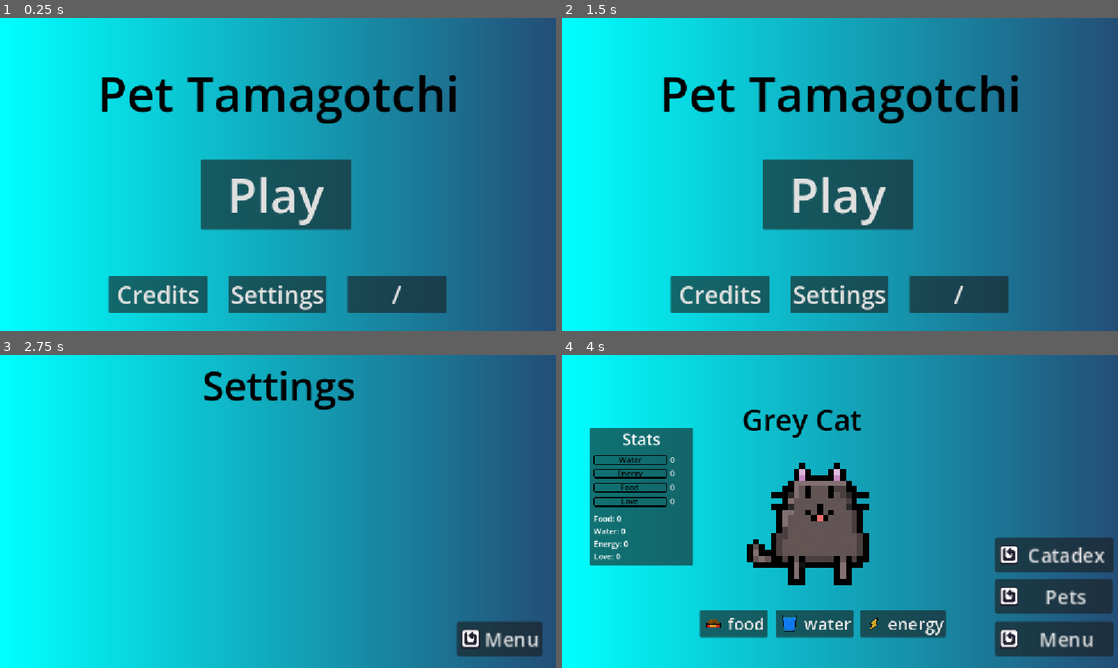
Above: before the commit, frames 1-4 (two rows, left to right).
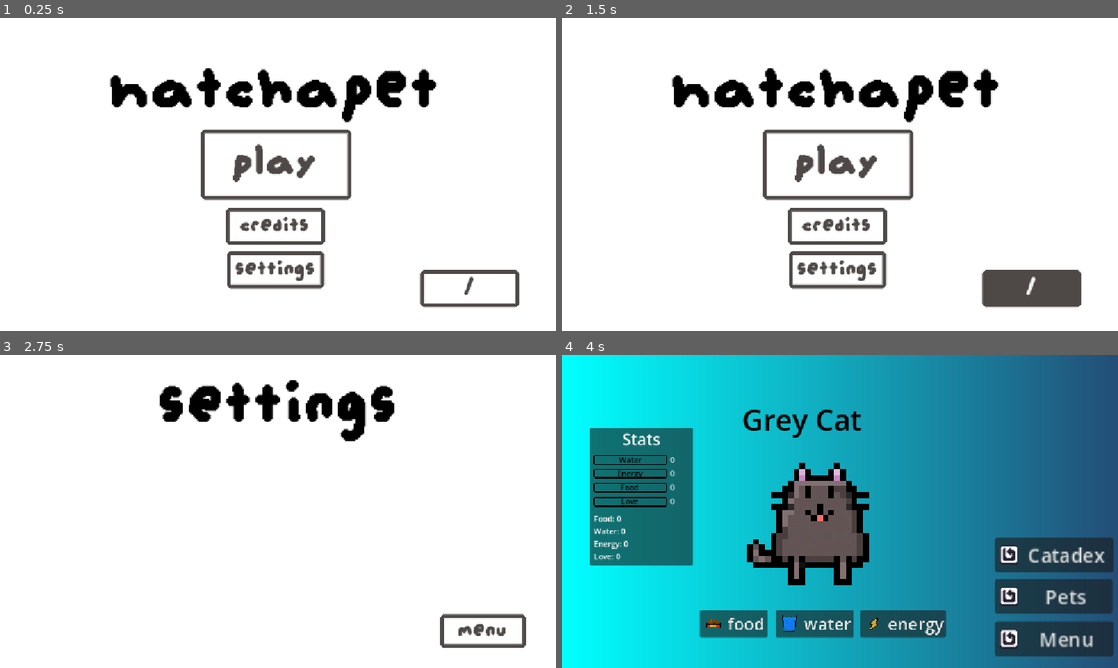
Above: after the commit, the same moments.

Repository: smallzdev/Tomagotchi-game
Game: Godot game, scene res://scenes/menus/main_menu.tscn
Same seed, same stepped clock (60 frames per second), same inputs: the game is played once before the commit and once after it.
Inputs:
- Up to frame 1 (0.25 s): no input
- Up to frame 2 (1.5 s): click "Credits" at 0.5 s; click "Menu" (after the commit: "menu") at 1.25 s
- Up to frame 3 (2.75 s): click "Settings" at 2 s
- Up to frame 4 (4 s): click "Menu" (after the commit: "menu") at 2.75 s; click "Play" (after the commit: "play") at 3.5 s

The runs differ from the first frame. In frame 1, 99% of the frame differs, in the area x 0-100%, y 0-100%; in frame 2, 99%; in frame 3, 100%; in frame 4, nothing differs.

Commit message:
changed menu
played around a lot with how i wanted the menu to look... thats why it took a while..... oops

i really like the button animations tho :D

as for particle i will need to look into color ramp

Diff:
--- /dev/null
+++ b/scenes/menuparticle.tscn
@@ -0,0 +1,14 @@
+[gd_scene format=3 uid="uid://b4s0mtt30pc3t"]
+
+[node name="menuparticle" type="Node2D" unique_id=977681208]
+
+[node name="CPUParticles2D" type="CPUParticles2D" parent="." unique_id=44468877]
+position = Vector2(-2, -340)
+amount = 10
+speed_scale = 0.4
+emission_shape = 3
+emission_rect_extents = Vector2(575, 1)
+scale_amount_max = 8.0
+color = Color(0.98212, 0.42279482, 0.4510572, 1)
+
+[node name="Camera2D" type="Camera2D" parent="." unique_id=1694152744]
--- a/scenes/menus/credits.tscn
+++ b/scenes/menus/credits.tscn
@@ -1,51 +1,86 @@
 [gd_scene format=3 uid="uid://cojs1vpuf8xd4"]
 
-[ext_resource type="Texture2D" uid="uid://dy1dwj583kuyx" path="res://Resources/InUse/ReusedAssets/Restart.png" id="1_cu0al"]
+[ext_resource type="FontFile" uid="uid://dyibl4resr8wn" path="res://Resources/font/augiepixel.ttf" id="1_b2mra"]
 [ext_resource type="Script" uid="uid://dhismqn5ngu3j" path="res://scripts/menu_button.gd" id="2_iiqlc"]
 
-[sub_resource type="Gradient" id="Gradient_7dm0k"]
-colors = PackedColorArray(0, 1, 1, 1, 0.13909006, 0.3063838, 0.46577227, 1)
+[sub_resource type="CanvasTexture" id="CanvasTexture_yrcfj"]
+specular_color = Color(0.95686275, 0.95686275, 0.95686275, 1)
 
-[sub_resource type="GradientTexture2D" id="GradientTexture2D_y32ns"]
-gradient = SubResource("Gradient_7dm0k")
+[sub_resource type="LabelSettings" id="LabelSettings_44wmd"]
+font_size = 150
+font_color = Color(0, 0, 0, 1)
+
+[sub_resource type="StyleBoxFlat" id="StyleBoxFlat_iiqlc"]
+bg_color = Color(0.38431373, 0.38431373, 0.38431373, 0)
+border_width_left = 8
+border_width_top = 8
+border_width_right = 8
+border_width_bottom = 8
+border_color = Color(0.30588236, 0.28627452, 0.2784314, 1)
+corner_radius_top_left = 5
+corner_radius_top_right = 5
+corner_radius_bottom_right = 5
+corner_radius_bottom_left = 5
+corner_detail = 1
+
+[sub_resource type="StyleBoxFlat" id="StyleBoxFlat_b2mra"]
+bg_color = Color(0.30588236, 0.28627452, 0.2784314, 1)
+border_width_left = 8
+border_width_top = 8
+border_width_right = 8
+border_width_bottom = 8
+border_color = Color(0.30588236, 0.28627452, 0.2784314, 1)
+corner_radius_top_left = 5
+corner_radius_top_right = 5
+corner_radius_bottom_right = 5
+corner_radius_bottom_left = 5
+corner_detail = 1
 
 [node name="Node2D" type="Node2D" unique_id=1775569135]
 
 [node name="BackgrounttextureGradient" type="TextureRect" parent="." unique_id=1978952920]
 offset_right = 1157.0
 offset_bottom = 652.0
-texture = SubResource("GradientTexture2D_y32ns")
+texture = SubResource("CanvasTexture_yrcfj")
 
 [node name="menuTitle" type="Label" parent="." unique_id=86922963]
 offset_left = 1.0
-offset_top = 6.0
+offset_top = 55.0
 offset_right = 1156.0
-offset_bottom = 119.0
+offset_bottom = 199.0
 theme_override_colors/font_color = Color(0, 0, 0, 1)
+theme_override_fonts/font = ExtResource("1_b2mra")
 theme_override_font_sizes/font_size = 82
 text = "Credits"
+label_settings = SubResource("LabelSettings_44wmd")
 horizontal_alignment = 1
 
 [node name="menuButton" type="Button" parent="." unique_id=666319097]
 unique_name_in_owner = true
-offset_left = 946.0
-offset_top = 552.0
-offset_right = 1035.0
-offset_bottom = 588.0
-scale = Vector2(2, 2)
-theme_override_font_sizes/font_size = 20
-text = "Menu"
-icon = ExtResource("1_cu0al")
+offset_left = 912.0
+offset_top = 537.0
+offset_right = 1090.0
+offset_bottom = 607.0
+theme_override_colors/font_color = Color(0.30588236, 0.28627452, 0.2784314, 1)
+theme_override_fonts/font = ExtResource("1_b2mra")
+theme_override_font_sizes/font_size = 50
+theme_override_styles/normal = SubResource("StyleBoxFlat_iiqlc")
+theme_override_styles/hover = SubResource("StyleBoxFlat_b2mra")
+text = "menu"
 script = ExtResource("2_iiqlc")
 
 [node name="creditsLabel" type="Label" parent="." unique_id=1460375826]
-offset_left = 11.0
-offset_top = 159.0
-offset_right = 1155.0
-offset_bottom = 468.0
-theme_override_colors/font_color = Color(0, 0, 0, 1)
-theme_override_font_sizes/font_size = 35
-text = "This game and most of their assets were created by Smallz and Vic-St3r.
+offset_left = 5.0
+offset_top = 202.0
+offset_right = 1149.0
+offset_bottom = 511.0
+theme_override_colors/font_color = Color(0.30588236, 0.28627452, 0.2784314, 1)
+theme_override_fonts/font = ExtResource("1_b2mra")
+theme_override_font_sizes/font_size = 56
+text = "Game: Smallz, Victoria
+Art: Smallz, Victoria
 
-However, some assets might be from the a free asset pack, called \"Pixel Adventure\" https://pixelfrog-assets.itch.io/pixel-adventure-1."
+Font: Gus Ruben
+Icons: Pixel Adventure by Pixel Frog"
+horizontal_alignment = 1
 autowrap_mode = 2
--- a/scenes/menus/main_menu.tscn
+++ b/scenes/menus/main_menu.tscn
@@ -1,19 +1,48 @@
 [gd_scene format=3 uid="uid://cfy5n37l1sa1h"]
 
+[ext_resource type="FontFile" uid="uid://dyibl4resr8wn" path="res://Resources/font/augiepixel.ttf" id="1_ovrgc"]
 [ext_resource type="Script" uid="uid://w1qvlpajcum3" path="res://scripts/main_menu_buttons.gd" id="1_xqga4"]
+[ext_resource type="PackedScene" uid="uid://b4s0mtt30pc3t" path="res://scenes/menuparticle.tscn" id="3_2o76q"]
 
-[sub_resource type="Gradient" id="Gradient_vue75"]
-colors = PackedColorArray(0, 1, 1, 1, 0.13909006, 0.3063838, 0.46577227, 1)
+[sub_resource type="CanvasTexture" id="CanvasTexture_pfrlc"]
+specular_color = Color(0.95686275, 0.95686275, 0.95686275, 1)
 
-[sub_resource type="GradientTexture2D" id="GradientTexture2D_udkci"]
-gradient = SubResource("Gradient_vue75")
+[sub_resource type="LabelSettings" id="LabelSettings_y2me5"]
+font_size = 150
+font_color = Color(0, 0, 0, 1)
+
+[sub_resource type="StyleBoxFlat" id="StyleBoxFlat_arevj"]
+bg_color = Color(0.38431373, 0.38431373, 0.38431373, 0)
+border_width_left = 8
+border_width_top = 8
+border_width_right = 8
+border_width_bottom = 8
+border_color = Color(0.30588236, 0.28627452, 0.2784314, 1)
+corner_radius_top_left = 5
+corner_radius_top_right = 5
+corner_radius_bottom_right = 5
+corner_radius_bottom_left = 5
+corner_detail = 1
+
+[sub_resource type="StyleBoxFlat" id="StyleBoxFlat_kuhn2"]
+bg_color = Color(0.30588236, 0.28627452, 0.2784314, 1)
+border_width_left = 8
+border_width_top = 8
+border_width_right = 8
+border_width_bottom = 8
+border_color = Color(0.30588236, 0.28627452, 0.2784314, 1)
+corner_radius_top_left = 5
+corner_radius_top_right = 5
+corner_radius_bottom_right = 5
+corner_radius_bottom_left = 5
+corner_detail = 1
 
 [node name="Node2D" type="Node2D" unique_id=791225175]
 
 [node name="BackgroundTextureGradient" type="TextureRect" parent="." unique_id=171579694]
 offset_right = 1157.0
 offset_bottom = 652.0
-texture = SubResource("GradientTexture2D_udkci")
+texture = SubResource("CanvasTexture_pfrlc")
 
 [node name="GameTitle" type="Label" parent="." unique_id=243813748]
 offset_left = 1.0
@@ -21,42 +50,63 @@
 offset_right = 1153.0
 offset_bottom = 224.0
 theme_override_colors/font_color = Color(0, 0, 0, 1)
+theme_override_fonts/font = ExtResource("1_ovrgc")
 theme_override_font_sizes/font_size = 100
-text = "Pet Tamagotchi"
+text = "hatchapet"
+label_settings = SubResource("LabelSettings_y2me5")
 horizontal_alignment = 1
 
 [node name="playButton" type="Button" parent="." unique_id=1577812978]
 unique_name_in_owner = true
-offset_left = 416.0
-offset_top = 293.0
-offset_right = 728.0
-offset_bottom = 438.0
+offset_left = 420.0
+offset_top = 235.0
+offset_right = 732.0
+offset_bottom = 380.0
+theme_override_colors/font_color = Color(0.30588236, 0.28627452, 0.2784314, 1)
+theme_override_fonts/font = ExtResource("1_ovrgc")
 theme_override_font_sizes/font_size = 100
-text = "Play"
+theme_override_styles/normal = SubResource("StyleBoxFlat_arevj")
+theme_override_styles/hover = SubResource("StyleBoxFlat_kuhn2")
+text = "play"
 script = ExtResource("1_xqga4")
 
 [node name="creditsButton" type="Button" parent="." unique_id=1151906000]
 unique_name_in_owner = true
-offset_left = 225.0
-offset_top = 534.0
-offset_right = 430.0
-offset_bottom = 611.0
+offset_left = 472.0
+offset_top = 397.0
+offset_right = 677.0
+offset_bottom = 474.0
+theme_override_colors/font_color = Color(0.30588236, 0.28627452, 0.2784314, 1)
+theme_override_fonts/font = ExtResource("1_ovrgc")
 theme_override_font_sizes/font_size = 50
+theme_override_styles/normal = SubResource("StyleBoxFlat_arevj")
+theme_override_styles/hover = SubResource("StyleBoxFlat_kuhn2")
 text = "Credits"
 
 [node name="settingsButton" type="Button" parent="." unique_id=430854732]
 unique_name_in_owner = true
 offset_left = 474.0
-offset_top = 534.0
+offset_top = 487.0
 offset_right = 676.0
-offset_bottom = 611.0
+offset_bottom = 564.0
+theme_override_colors/font_color = Color(0.30588236, 0.28627452, 0.2784314, 1)
+theme_override_fonts/font = ExtResource("1_ovrgc")
 theme_override_font_sizes/font_size = 50
+theme_override_styles/normal = SubResource("StyleBoxFlat_arevj")
+theme_override_styles/hover = SubResource("StyleBoxFlat_kuhn2")
 text = "Settings"
 
 [node name="placeholderButton" type="Button" parent="." unique_id=420032364]
-offset_left = 720.0
-offset_top = 534.0
-offset_right = 925.0
-offset_bottom = 611.0
+offset_left = 875.0
+offset_top = 526.0
+offset_right = 1080.0
+offset_bottom = 603.0
+theme_override_colors/font_color = Color(0.30588236, 0.28627452, 0.2784314, 1)
+theme_override_fonts/font = ExtResource("1_ovrgc")
 theme_override_font_sizes/font_size = 50
+theme_override_styles/normal = SubResource("StyleBoxFlat_arevj")
+theme_override_styles/hover = SubResource("StyleBoxFlat_kuhn2")
 text = "/"
+
+[node name="menuparticle" parent="." unique_id=977681208 instance=ExtResource("3_2o76q")]
+position = Vector2(580, 328)
--- a/scenes/menus/settings.tscn
+++ b/scenes/menus/settings.tscn
@@ -1,39 +1,70 @@
 [gd_scene format=3 uid="uid://b3qv5il1vxhm8"]
 
-[ext_resource type="Texture2D" uid="uid://dy1dwj583kuyx" path="res://Resources/InUse/ReusedAssets/Restart.png" id="1_del6v"]
+[ext_resource type="FontFile" uid="uid://dyibl4resr8wn" path="res://Resources/font/augiepixel.ttf" id="1_erjg3"]
 [ext_resource type="Script" uid="uid://dhismqn5ngu3j" path="res://scripts/menu_button.gd" id="2_erjg3"]
 
-[sub_resource type="Gradient" id="Gradient_7dm0k"]
-colors = PackedColorArray(0, 1, 1, 1, 0.13909006, 0.3063838, 0.46577227, 1)
+[sub_resource type="CanvasTexture" id="CanvasTexture_e7wif"]
+specular_color = Color(0.95686275, 0.95686275, 0.95686275, 1)
 
-[sub_resource type="GradientTexture2D" id="GradientTexture2D_iqt6j"]
-gradient = SubResource("Gradient_7dm0k")
+[sub_resource type="LabelSettings" id="LabelSettings_g2810"]
+font_size = 150
+font_color = Color(0, 0, 0, 1)
+
+[sub_resource type="StyleBoxFlat" id="StyleBoxFlat_swl1s"]
+bg_color = Color(0.38431373, 0.38431373, 0.38431373, 0)
+border_width_left = 8
+border_width_top = 8
+border_width_right = 8
+border_width_bottom = 8
+border_color = Color(0.30588236, 0.28627452, 0.2784314, 1)
+corner_radius_top_left = 5
+corner_radius_top_right = 5
+corner_radius_bottom_right = 5
+corner_radius_bottom_left = 5
+corner_detail = 1
+
+[sub_resource type="StyleBoxFlat" id="StyleBoxFlat_d8vgy"]
+bg_color = Color(0.30588236, 0.28627452, 0.2784314, 1)
+border_width_left = 8
+border_width_top = 8
+border_width_right = 8
+border_width_bottom = 8
+border_color = Color(0.30588236, 0.28627452, 0.2784314, 1)
+corner_radius_top_left = 5
+corner_radius_top_right = 5
+corner_radius_bottom_right = 5
+corner_radius_bottom_left = 5
+corner_detail = 1
 
 [node name="Node2D" type="Node2D" unique_id=1316291652]
 
 [node name="backgroundGradient" type="TextureRect" parent="." unique_id=373277597]
 offset_right = 1157.0
 offset_bottom = 652.0
-texture = SubResource("GradientTexture2D_iqt6j")
+texture = SubResource("CanvasTexture_e7wif")
 
 [node name="menuTitle" type="Label" parent="." unique_id=1078803653]
-offset_left = 1.0
-offset_top = 6.0
-offset_right = 1156.0
-offset_bottom = 119.0
+offset_left = 3.0
+offset_top = 37.0
+offset_right = 1158.0
+offset_bottom = 181.0
 theme_override_colors/font_color = Color(0, 0, 0, 1)
+theme_override_fonts/font = ExtResource("1_erjg3")
 theme_override_font_sizes/font_size = 82
 text = "Settings"
+label_settings = SubResource("LabelSettings_g2810")
 horizontal_alignment = 1
 
-[node name="menuButton" type="Button" parent="." unique_id=2113629410]
+[node name="menuButton" type="Button" parent="." unique_id=209864332]
 unique_name_in_owner = true
-offset_left = 946.0
-offset_top = 552.0
-offset_right = 1035.0
-offset_bottom = 588.0
-scale = Vector2(2, 2)
-theme_override_font_sizes/font_size = 20
-text = "Menu"
-icon = ExtResource("1_del6v")
+offset_left = 912.0
+offset_top = 537.0
+offset_right = 1090.0
+offset_bottom = 607.0
+theme_override_colors/font_color = Color(0.30588236, 0.28627452, 0.2784314, 1)
+theme_override_fonts/font = ExtResource("1_erjg3")
+theme_override_font_sizes/font_size = 50
+theme_override_styles/normal = SubResource("StyleBoxFlat_swl1s")
+theme_override_styles/hover = SubResource("StyleBoxFlat_d8vgy")
+text = "menu"
 script = ExtResource("2_erjg3")
Binary file added: Resources/font/augiepixel.ttf
Not shown, added: Resources/font/augiepixel.ttf.import
